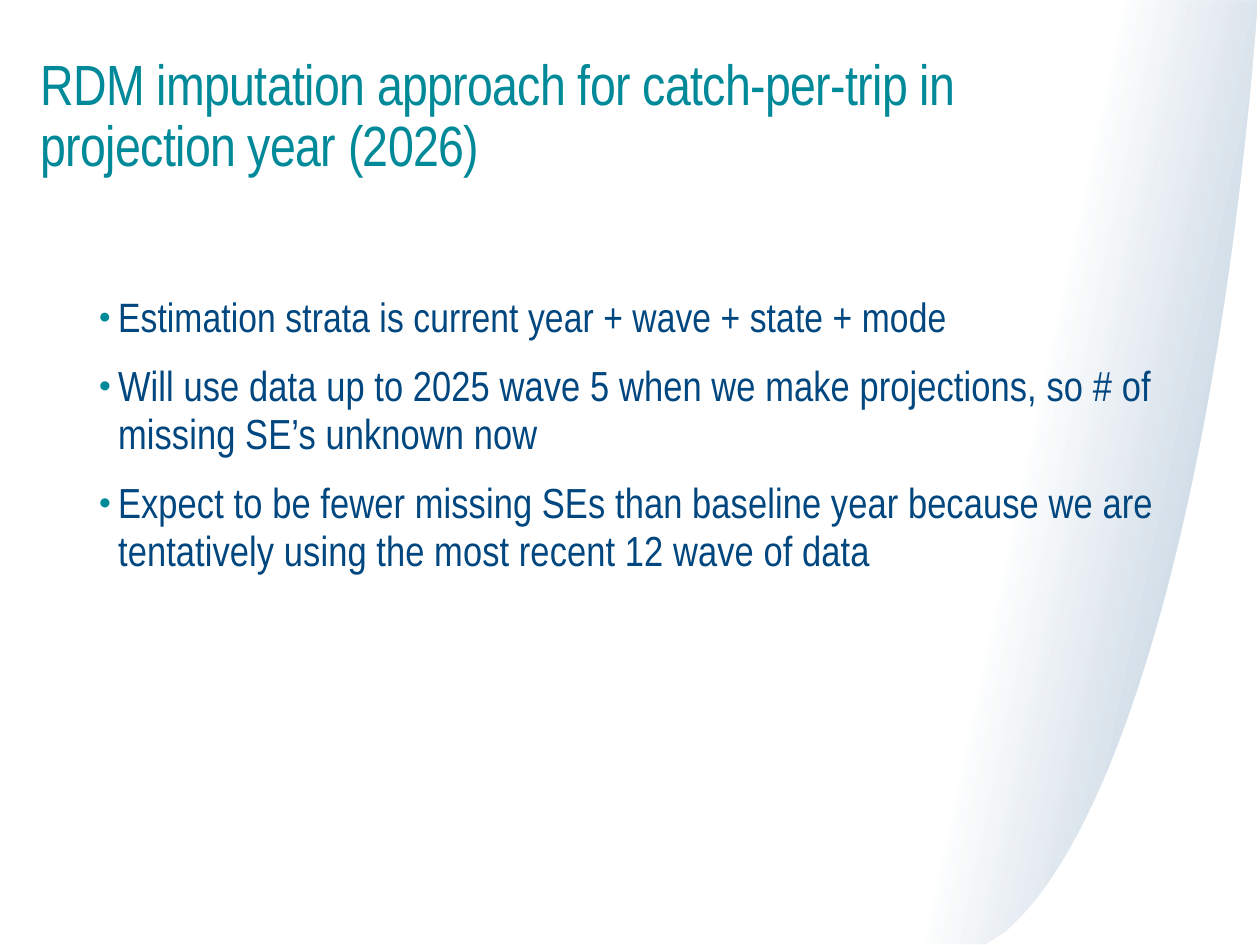
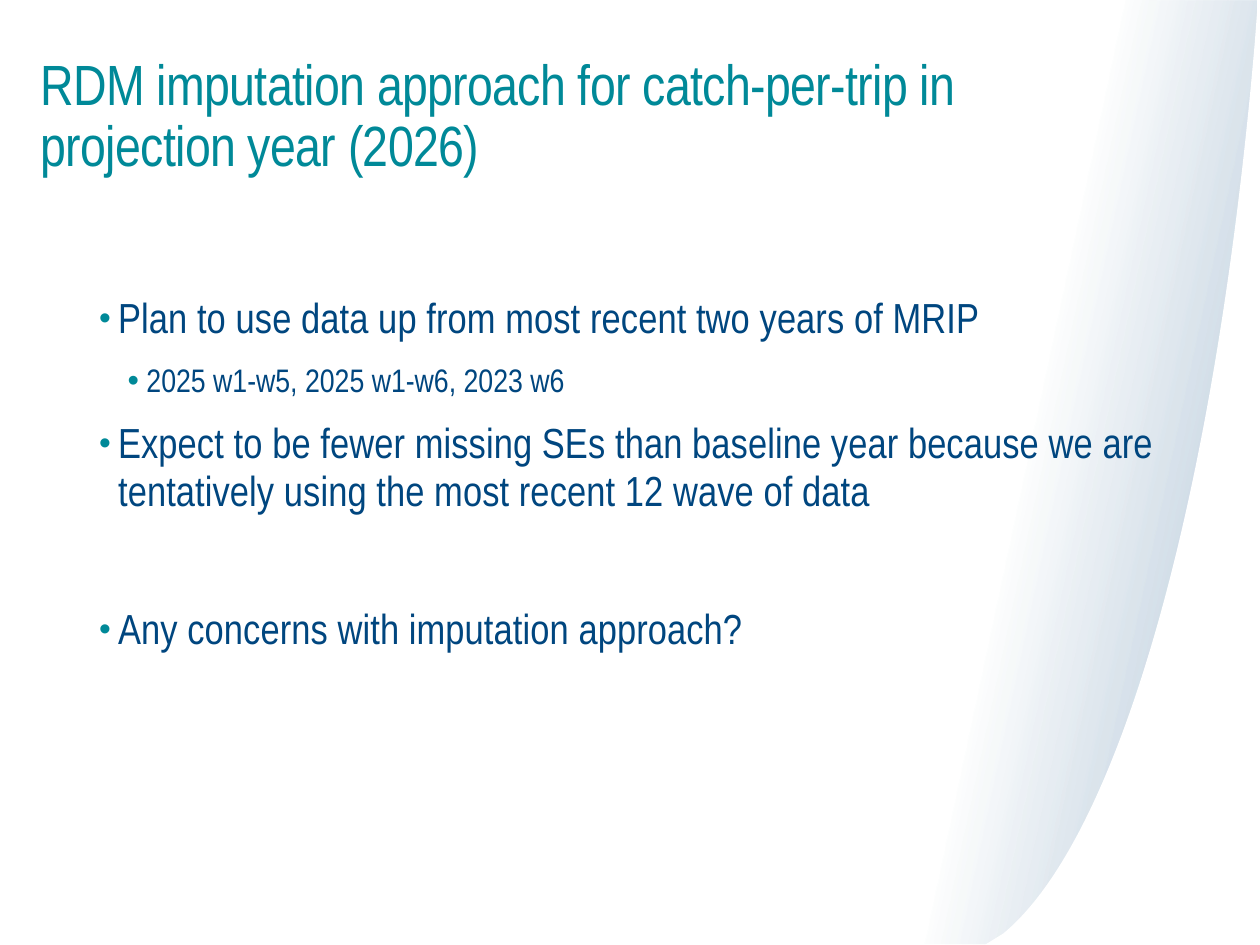
Before and after one commit to mle2718/flukeRDM, a slide deck: slide 12 of docs/TC meeting 6-20-25 Lou.pptx. Drawn at 1260x945 pixels with LibreOffice and Linux fonts; fonts in the diff are those of the drawing. Boxes give left, top, right and bottom in pixels: in the first picture for what was removed or moved away, otherwise in the second. Text is boxed around its words. In the diff, an @@ line names an element or a change of style, - is before the commit and + after.

```diff
--- a/docs/TC meeting 6-20-25 Lou.pptx
+++ b/docs/TC meeting 6-20-25 Lou.pptx
@@ text at (x1=118, y1=302, x2=979, y2=396): text changed @@
-• Estimation strata is current year + wave + state + mode
-• Will use data up to 2025 wave 5 when we make projections, so # of missing SE’s unknown now
+• Plan to use data up from most recent two years of MRIP
+  • 2025 w1-w5, 2025 w1-w6, 2023 w6
@@ text at (x1=118, y1=613, x2=743, y2=653): paragraph added @@
+• Any concerns with imputation approach?
```
Also in this commit, not shown: 9 other slides changed, 8 slides added.
